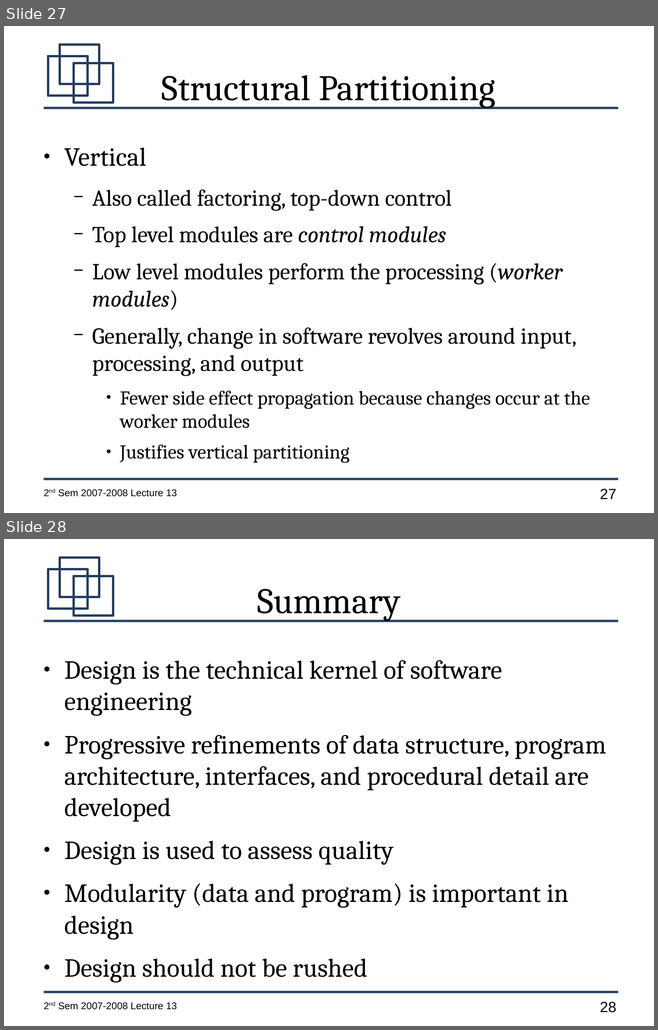
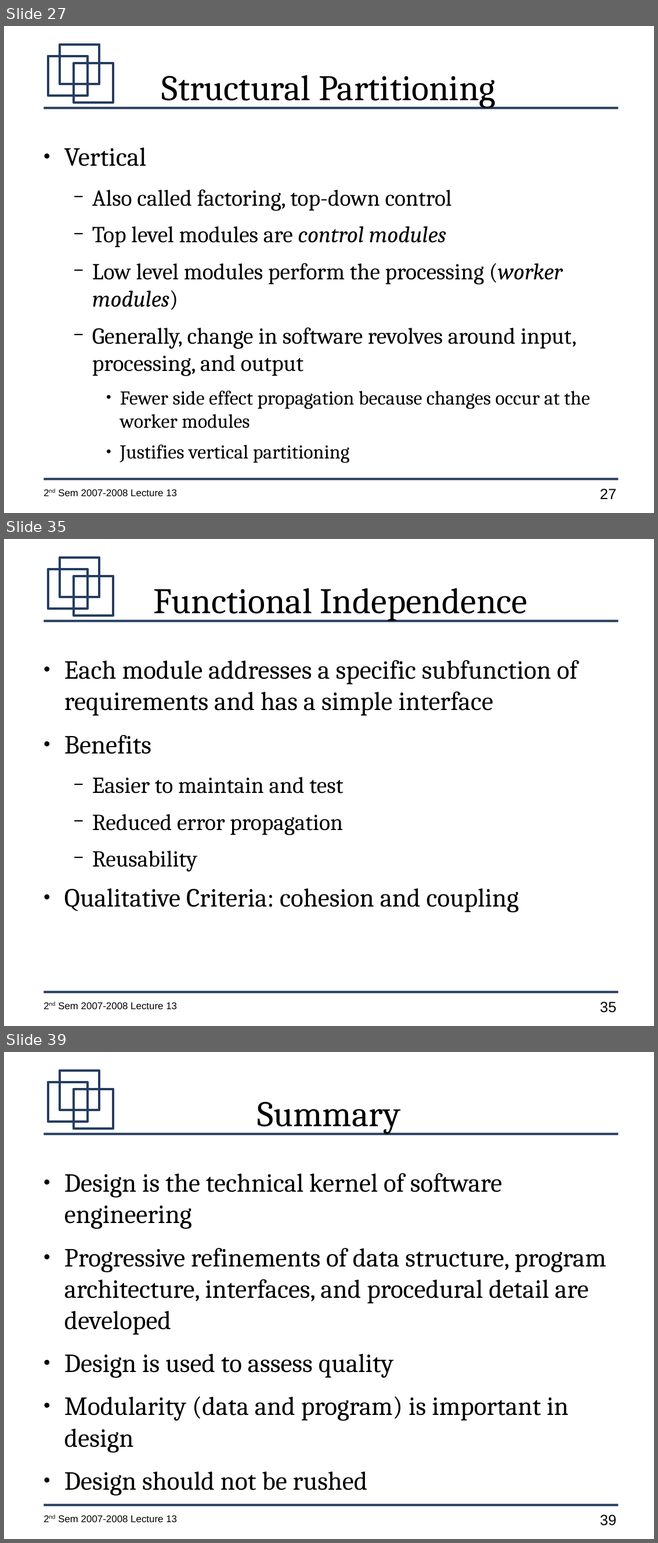
Before and after one commit to jachermocilla/jach-homepage, a slide deck: CMSC128-2nd-Sem-2007-L13.odp. Shown one above the other, each under a label of ours: slides 27 and 28 before the commit, slides 27, 35 and 39 after it; the slides between them are not shown. The pictures are 658x1030 and 658x1543 pixels, drawn with LibreOffice and Linux fonts; fonts in the diff are those of the drawing. Boxes give left, top, right and bottom in pixels: in the first picture for what was removed or moved away, otherwise in the second. Text is boxed around its words. In the diff, an @@ line names an element or a change of style, - is before the commit and + after.

```diff
--- a/CMSC128-2nd-Sem-2007-L13.odp
+++ b/CMSC128-2nd-Sem-2007-L13.odp
@@ slide 35 added at (4,539,654,1026), background #FFFFFF; not listed: 7 template elements that a slide beside it also shows @@
@@ title added at (154,588,528,621), 44 pt, text #000000 @@
+Functional Independence
@@ text added at (64,660,578,913), 32 pt, text #000000 @@
+● Each module addresses a specific subfunction of requirements and has a simple interface
+● Benefits
+  − Easier to maintain and test
+  − Reduced error propagation
+  − Reusability
+● Qualitative Criteria: cohesion and coupling
@@ what was slide 28 is now slide 39 @@
@@ page number at (600,1515,616,1526): text changed @@
-28
+39
```
Also in this commit, not shown: 10 other slides added.
